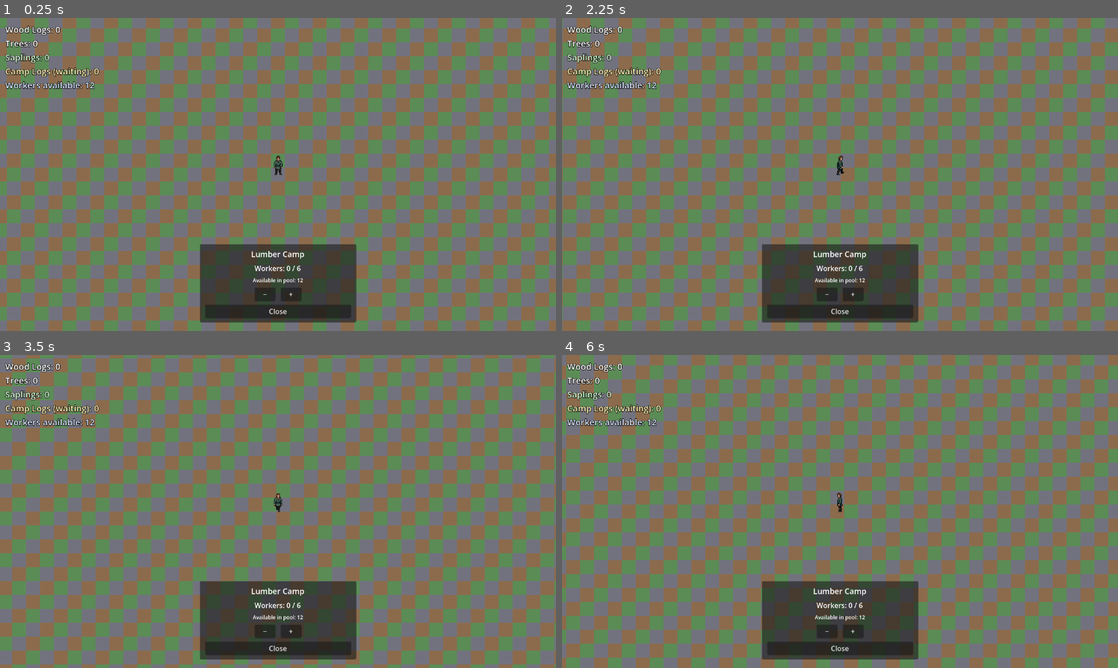
Above: before the commit, frames 1-4 (two rows, left to right).
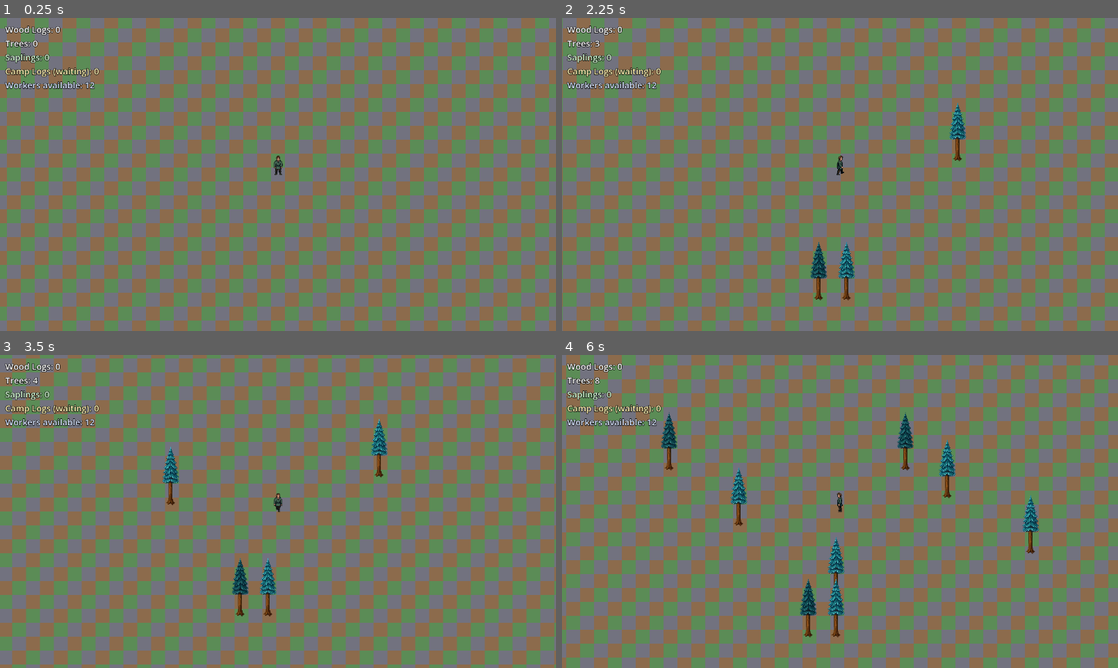
Above: after the commit, the same moments.

Repository: mcchesneyjg-max/Test-Gamer
Game: Godot game, scene res://main.tscn
The game is run twice, just before and just after one commit, with the same random seed, the same clock (stepped at 60 frames per second) and the same inputs.
Inputs (mouse positions are in pixels of both pictures, inside the frame that each line leads up to):
- Up to frame 1 (0.25 s): no input
- Up to frame 2 (2.25 s): click (828, 293) at 0.5 s, where only the run before the commit has a clickable "−"; click (851, 293) at 1.25 s, where only the run before the commit has a clickable "+"; tap Enter at 2 s; move the mouse to (962, 158) at 2.02 s; hold D (move_right) from 2.03 s (still down); tap T at 2.1 s; click (962, 158) at 2.17 s
- Up to frame 3 (3.5 s): move the mouse to (166, 527) at 2.77 s; release D (move_right) at 2.78 s; hold S (move_down) from 2.78 s (still down); tap T at 2.85 s; click (166, 527) at 2.92 s
- Up to frame 4 (6 s): move the mouse to (895, 442) at 3.52 s; release S (move_down) at 3.53 s; hold D (move_right) 3.53-4.28 s; tap T every 0.75 s from 3.6 to 5.85 s; click (895, 442) at 3.67 s; move the mouse to (812, 574) at 4.27 s; hold W (move_up) 4.28-5.03 s; click (812, 574) at 4.42 s; move the mouse to (1006, 558) at 5.02 s; hold A (move_left) from 5.03 s (still down); click (1006, 558) at 5.17 s; move the mouse to (673, 464) at 5.77 s; click (673, 464) at 5.92 s

The runs differ from the first frame. In frame 1, 7.0% of the frame differs, in the area x 36-65%, y 72-98%; in frame 2, 7.3%; in frame 3, 7.8%; in frame 4, 8.6%, in the area x 5-86%, y 7-98%.
Error before the commit: Parse Error: Cannot infer the type of "assigned" variable because the value doesn't have a set type. (res://scripts/lumber_camp_ui.gd:52)

Commit message:
Add LumberCamp class_name to fix lumber_camp_ui type errors
Godot could not resolve get_assigned_worker_count and related methods
when _selected_camp was typed as Node2D. Use class_name LumberCamp
so the UI script can type-check camp references.

Co-authored-by: mcchesneyjg-max <mcchesneyjg-max@users.noreply.github.com>

Diff:
--- a/game/scripts/lumber_camp.gd
+++ b/game/scripts/lumber_camp.gd
@@ -1,4 +1,5 @@
 extends Node2D
+class_name LumberCamp
 
 const LUMBERJACK_WORKER_SCENE := preload("res://scenes/lumberjack_worker.tscn")
 const MAX_WORKERS := 6
--- a/game/scripts/lumber_camp_ui.gd
+++ b/game/scripts/lumber_camp_ui.gd
@@ -9,7 +9,7 @@
 @onready var _close_button: Button = $Panel/Margin/VBox/CloseButton
 
 var _tilemap: TileMap
-var _selected_camp: Node2D
+var _selected_camp: LumberCamp
 
 func setup(tilemap: TileMap) -> void:
 	_tilemap = tilemap
@@ -36,7 +36,7 @@
 	_open_panel(camp)
 	return true
 
-func _open_panel(camp: Node2D) -> void:
+func _open_panel(camp: LumberCamp) -> void:
 	_selected_camp = camp
 	_title_label.text = "Lumber Camp"
 	_refresh_panel_labels()
@@ -75,9 +75,9 @@
 	if _panel.visible:
 		_refresh_panel_labels()
 
-func _camp_at_mouse() -> Node2D:
+func _camp_at_mouse() -> LumberCamp:
 	var click_tile := GridPlacement.mouse_tile_coords(_tilemap)
 	for camp in CampRegistry.get_active_camps():
-		if camp.has_method("occupies_tile") and camp.occupies_tile(click_tile):
+		if camp is LumberCamp and camp.occupies_tile(click_tile):
 			return camp
 	return null
